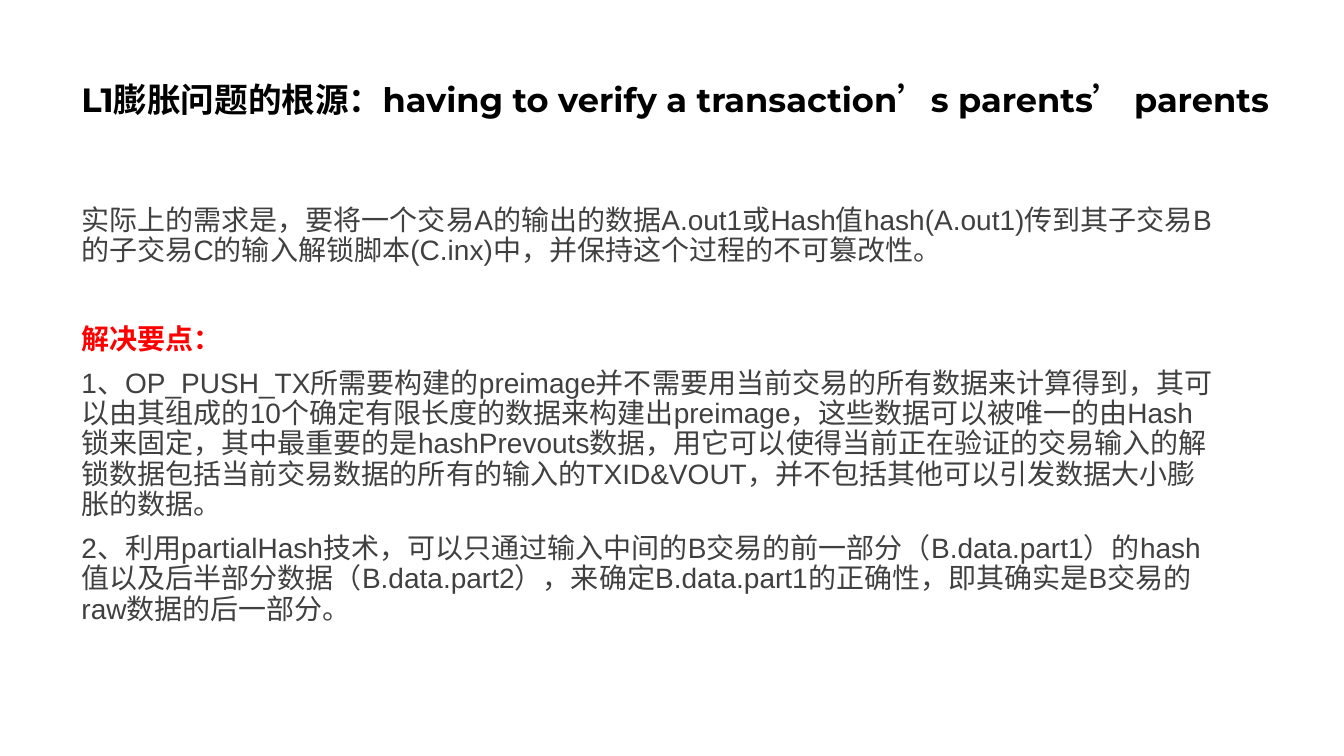
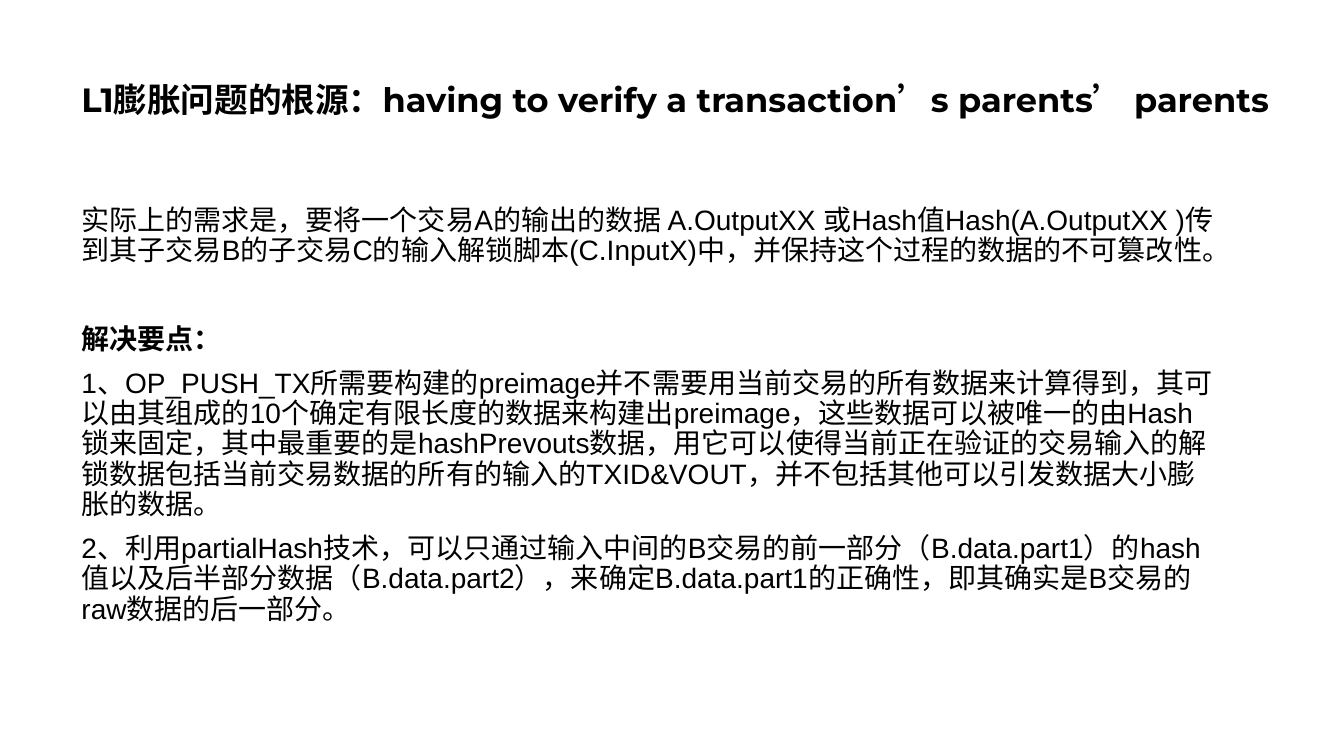
Before and after one commit to TuringBitChain/Document, a slide deck: slide 5 of Solve_BSV-L1-Contract_BackToGenesis_Problem_WithoutHardFork.pptx. Drawn at 1344x756 pixels with LibreOffice and Linux fonts; fonts in the diff are those of the drawing. Boxes give left, top, right and bottom in pixels: in the first picture for what was removed or moved away, otherwise in the second. Text is boxed around its words. In the diff, an @@ line names an element or a change of style, - is before the commit and + after.

```diff
--- a/Solve_BSV-L1-Contract_BackToGenesis_Problem_WithoutHardFork.pptx
+++ b/Solve_BSV-L1-Contract_BackToGenesis_Problem_WithoutHardFork.pptx
@@ text at [81,206,1230,266]: text changed; text colour #404040 to #000000 @@
-实际上的需求是，要将一个交易A的输出的数据A.out1或Hash值hash(A.out1)传到其子交易B的子交易C的输入解锁脚本(C.inx)中，并保持这个过程的不可篡改性。
+实际上的需求是，要将一个交易A的输出的数据 A.OutputXX 或Hash值Hash(A.OutputXX )传到其子交易B的子交易C的输入解锁脚本(C.InputX)中，并保持这个过程的数据的不可篡改性。
@@ text at [81,325,1212,622]: text colour #FF0000 to #000000 in "解决要点："; text colour #404040 to #000000 in "1、OP_PUSH_TX所需要构建的preimage并不需要用当前交易的所有数据来计算得到，其可以由其组成的10个确定有 ...", "2、利用partialHash技术，可以只通过输入中间的B交易的前一部分（B.data.part1）的hash值以及后半 ..." @@
```
Also in this commit, not shown: 5 other slides changed, 2 slides added.
